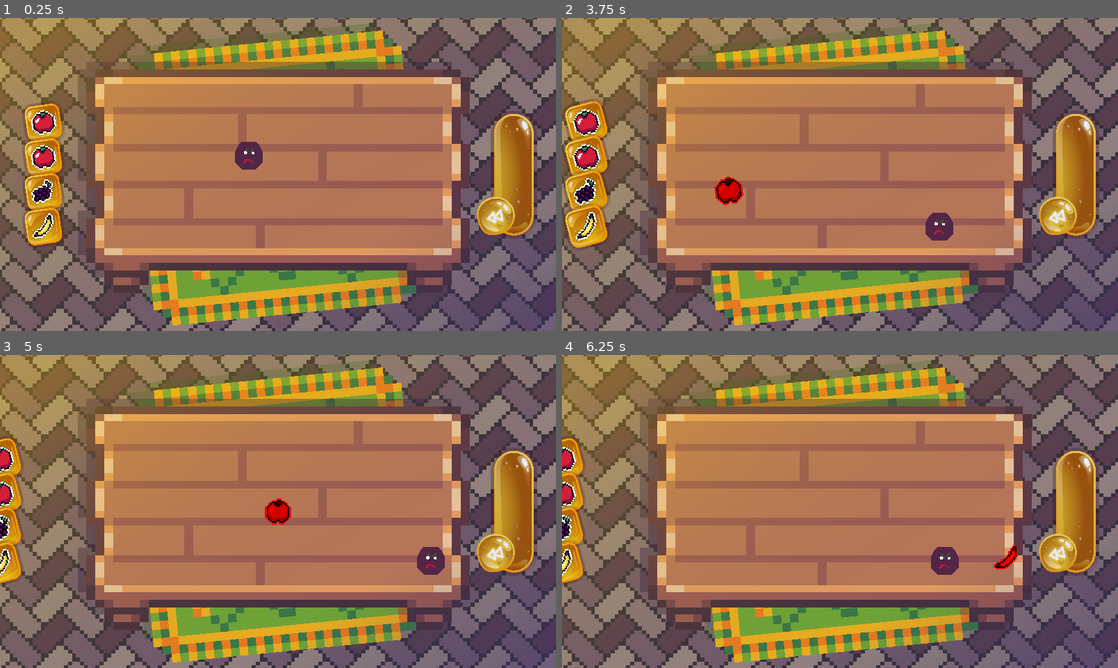
Above: before the commit, frames 1-4 (two rows, left to right).
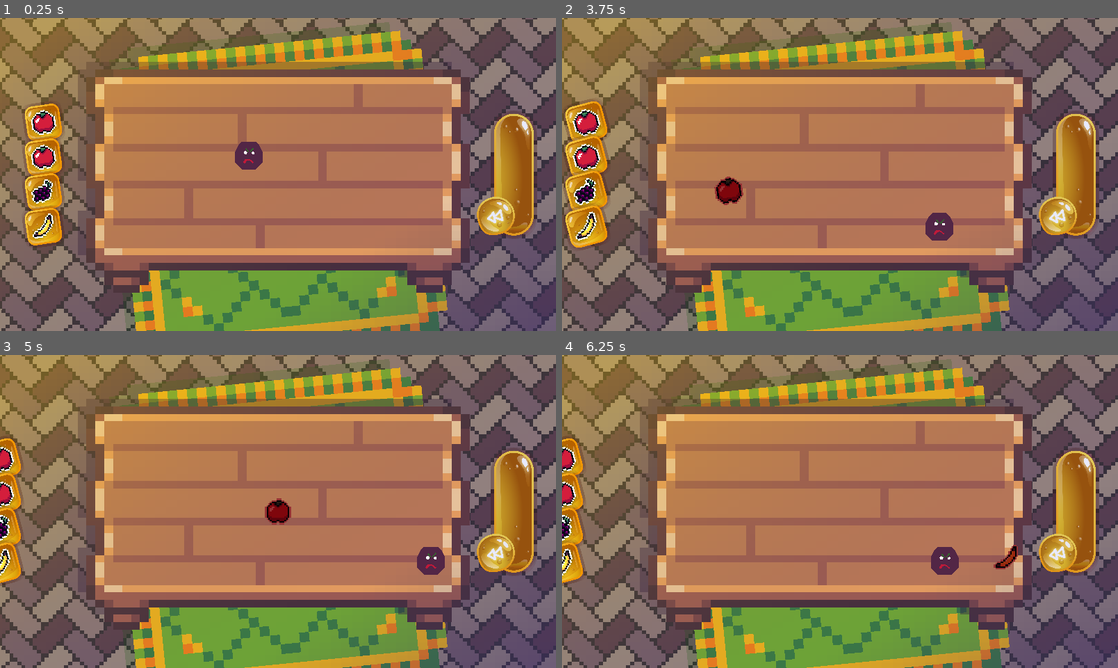
Above: after the commit, the same moments.

Repository: alexg-lviv/FruitTheNinja
Game: Godot game, scene res://src/GameField/MainScene.tscn
Two runs of this game, one before a commit and one after it. Both use one fixed random seed, a clock stepped at 60 frames per second and the inputs below.
Inputs (mouse positions are in pixels of both pictures, inside the frame that each line leads up to):
- Up to frame 1 (0.25 s): no input
- Up to frame 2 (3.75 s): click (606, 121) at 0.52 s; click (606, 121) at 1.27 s; click (606, 121) at 2.02 s; move the mouse to (962, 158) at 2.77 s; press the mouse at (962, 158) at 2.78 s; move the mouse to (728, 190) at 3.52 s; release the mouse at (728, 190) at 3.53 s; tap 1 (projectile_1) at 3.6 s; click (728, 190) at 3.67 s
- Up to frame 3 (5 s): move the mouse to (278, 511) at 4.27 s; tap 2 (projectile_2) at 4.35 s; click (278, 511) at 4.42 s
- Up to frame 4 (6.25 s): move the mouse to (812, 574) at 5.02 s; tap 3 (projectile_3) at 5.1 s; click (812, 574) at 5.17 s; move the mouse to (1006, 558) at 5.77 s; tap 4 (projectile_4) at 5.85 s; click (1006, 558) at 5.92 s

The runs differ from the first frame. In frame 1, 11% of the frame differs, in the area x 21-81%, y 4-100%; in frame 2, 11%; in frame 3, 11%; in frame 4, 11%.

Commit message:
Change aim area and sraka

Diff:
--- a/src/GameField/MainScene.tscn
+++ b/src/GameField/MainScene.tscn
@@ -90,19 +90,7 @@
 texture = ExtResource("2_vflbv")
 stretch_mode = 1
 
-[node name="AimField" type="Control" parent="."]
-layout_mode = 1
-anchors_preset = 15
-anchor_right = 1.0
-anchor_bottom = 1.0
-offset_left = 100.0
-offset_top = 50.0
-offset_right = -100.0
-offset_bottom = -50.0
-grow_horizontal = 2
-grow_vertical = 2
-
-[node name="Carpet" type="TextureRect" parent="AimField"]
+[node name="Carpet" type="TextureRect" parent="."]
 self_modulate = Color(0.721569, 0.721569, 0.721569, 1)
 material = SubResource("ShaderMaterial_3y4aj")
 layout_mode = 1
@@ -111,15 +99,23 @@
 anchor_right = 0.5
 anchor_bottom = 1.0
 offset_left = -452.0
-offset_top = 15.0
+offset_top = 65.0
 offset_right = 385.0
-offset_bottom = 88.0
+offset_bottom = 138.0
 grow_horizontal = 2
 grow_vertical = 2
 rotation = -0.0996749
 texture = ExtResource("3_kc82t")
 expand_mode = 3
 stretch_mode = 5
+
+[node name="AimField" type="Control" parent="."]
+layout_mode = 1
+anchors_preset = 15
+anchor_right = 1.0
+anchor_bottom = 1.0
+grow_horizontal = 2
+grow_vertical = 2
 
 [node name="Table" type="TextureRect" parent="."]
 material = SubResource("ShaderMaterial_cig82")
--- a/src/ProjectilesLauncher/Launcher.gd
+++ b/src/ProjectilesLauncher/Launcher.gd
@@ -2,8 +2,8 @@
 
 signal spawn_projectile(projectile, pos, direction, speed_coef)
 
-const _valid_modulate = Color.GREEN
-const _invalid_modulate = Color.RED
+const _valid_modulate = Color.WHITE
+const _invalid_modulate = Color("993234")
 
 var _projectile_scene
 var _butt
